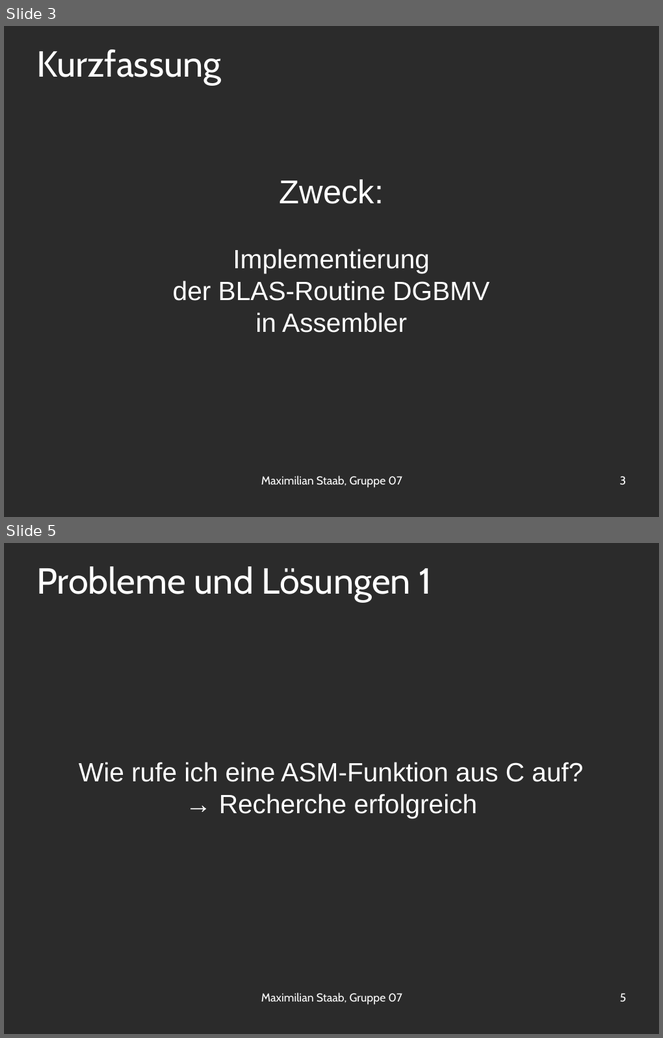
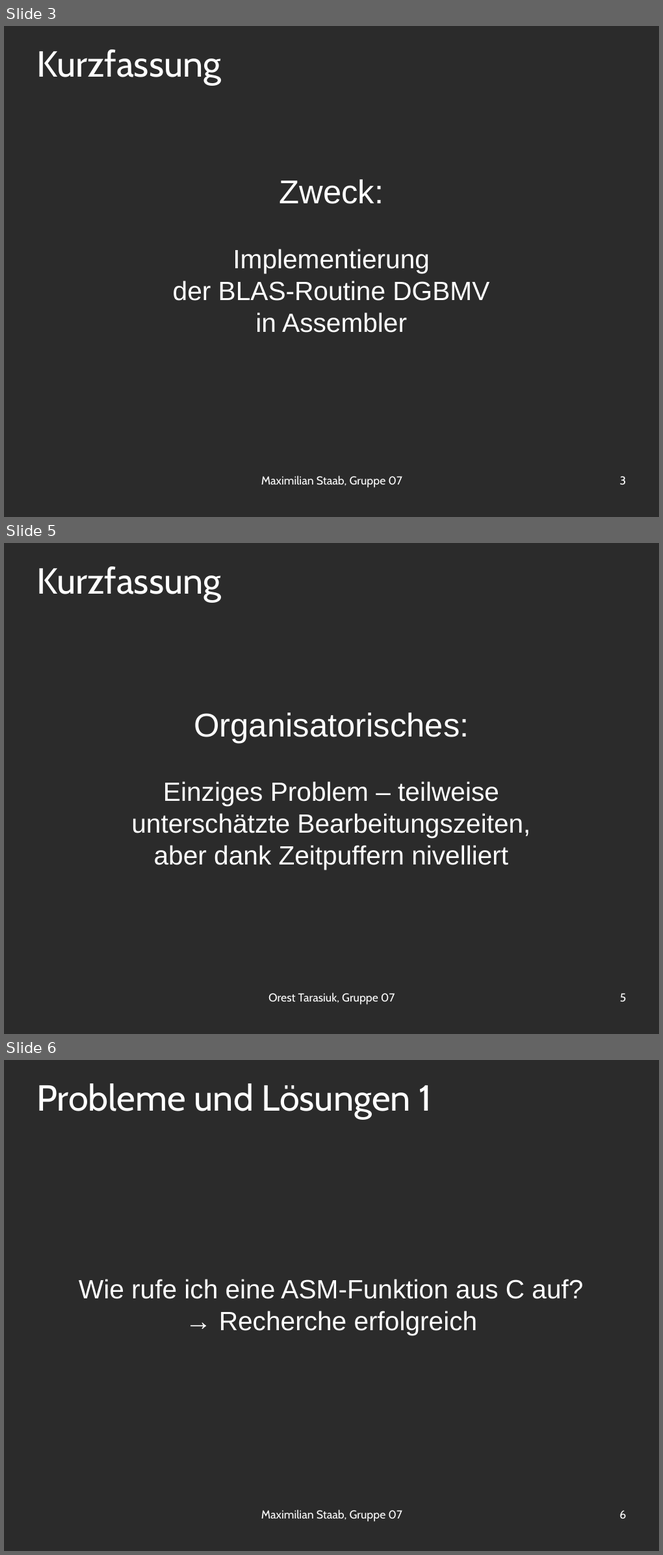
Before and after one commit to OrestTa/etip, a slide deck: Projekt2/Protokolle/verlauf2.odp. Shown one above the other, each under a label of ours: slides 3 and 5 before the commit, slides 3, 5 and 6 after it; the slides between them are not shown. The pictures are 663x1038 and 663x1555 pixels, drawn with LibreOffice and Linux fonts; fonts in the diff are those of the drawing; background and template pictures are left out; a plain dark background stands for a picture behind light text. Boxes give left, top, right and bottom in pixels: in the first picture for what was removed or moved away, otherwise in the second. Text is boxed around its words. In the diff, an @@ line names an element or a change of style, - is before the commit and + after.

```diff
--- a/Projekt2/Protokolle/verlauf2.odp
+++ b/Projekt2/Protokolle/verlauf2.odp
@@ slide 5 added at <box>4,543,659,1034</box>, background picture (left out) @@
@@ title added at <box>36,566,221,602</box>, 44 pt, text #FFFFFF @@
+Kurzfassung
@@ subtitle added at <box>131,713,530,870</box>, 32 pt, text #FFFFFF @@
+Organisatorisches:
+Einziges Problem – teilweise
+unterschätzte Bearbeitungszeiten,
+aber dank Zeitpuffern nivelliert
@@ text added at <box>269,993,395,1005</box>, 14 pt, text #FFFFFF @@
+Orest Tarasiuk, Gruppe 07
@@ page number added at <box>620,993,627,1003</box>, 14 pt, text #FFFFFF @@
+5
@@ what was slide 5 is now slide 6 @@
@@ page number at <box>620,1510,626,1520</box>: text changed @@
-5
+6
```
Also in this commit, not shown: 5 slides changed, 1 other file.
